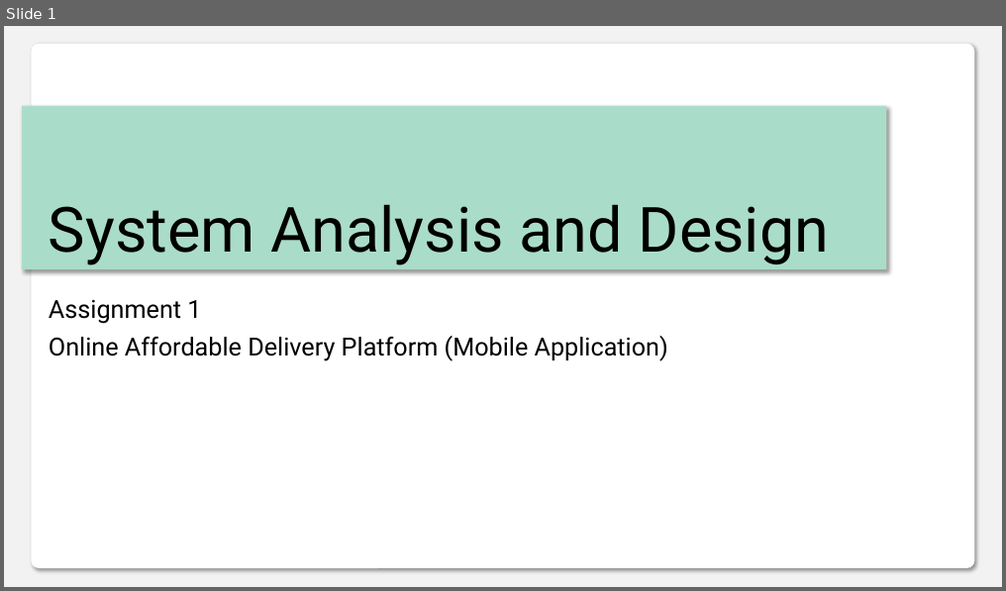
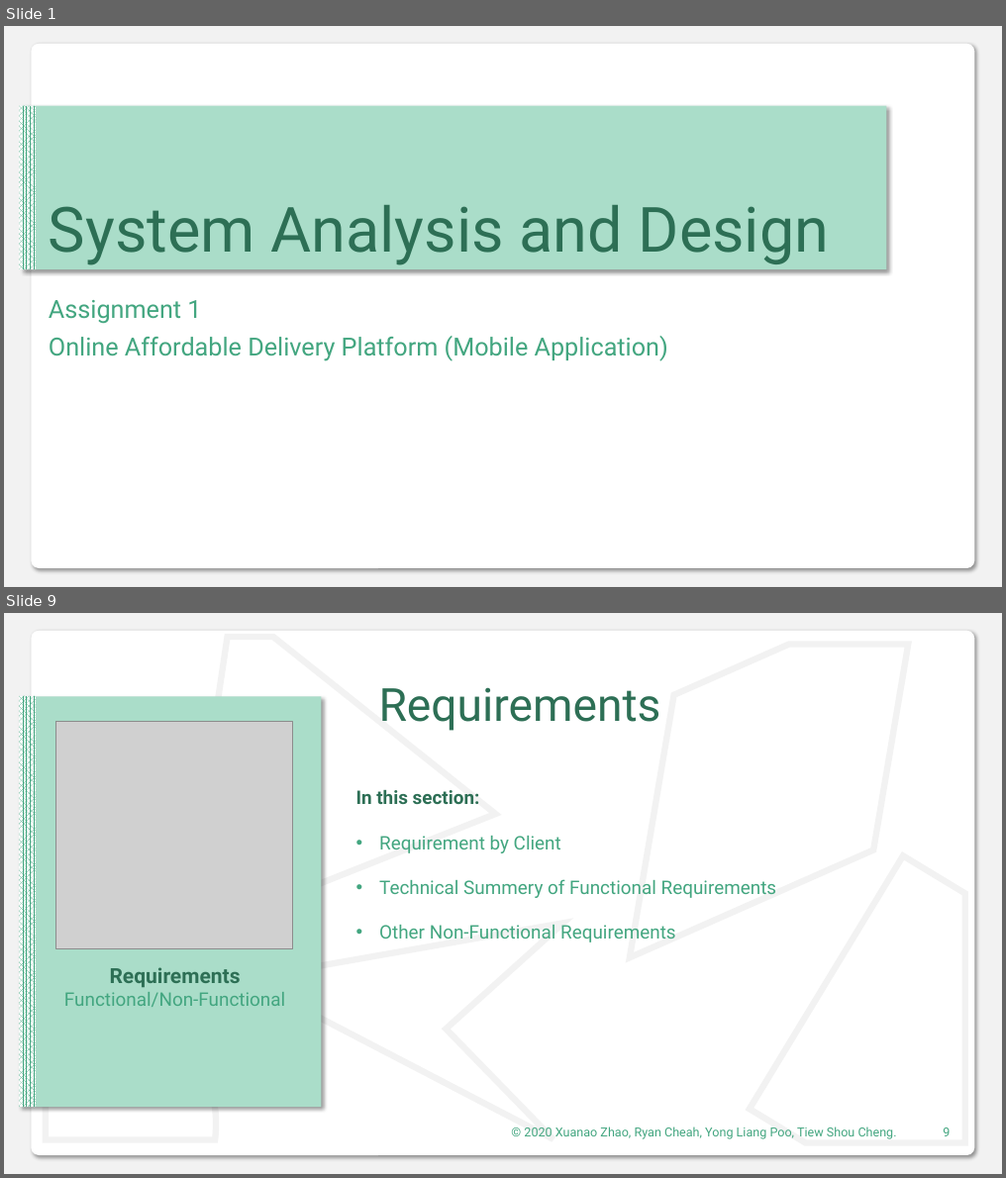
Before and after one commit to DIT202003G1/SAD-Assignment, a slide deck: Presentaion.pptx. Shown one above the other, each under a label of ours: slide 1 before the commit, slides 1 and 9 after it; the slides between them are not shown. The pictures are 1006x591 and 1006x1178 pixels, drawn with LibreOffice and Linux fonts; fonts in the diff are those of the drawing; grey boxes stand for pictures. Boxes give left, top, right and bottom in pixels: in the first picture for what was removed or moved away, otherwise in the second. Text is boxed around its words. In the diff, an @@ line names an element or a change of style, - is before the commit and + after.

```diff
--- a/Presentaion.pptx
+++ b/Presentaion.pptx
@@ slide 9 added at bbox=[4, 613, 1002, 1174], background #F2F2F2; not listed: 1 template element that a slide beside it also shows @@
@@ freeform shape added at bbox=[182, 637, 495, 939], outline #F2F2F2 6 pt @@
@@ freeform shape added at bbox=[630, 645, 908, 959], outline #F2F2F2 6 pt @@
@@ rectangle added at bbox=[19, 696, 322, 1107], fill #AADDC9 @@
@@ rectangle added at bbox=[19, 696, 37, 1107], fill pattern #43A680 on #FFFFFF @@
@@ text added at bbox=[379, 687, 661, 731], 44 pt, text #2D6F55 @@
+Requirements
@@ picture added at bbox=[55, 722, 292, 950] @@
@@ text added at bbox=[356, 790, 777, 943], 18 pt, text #43A680 @@
+In this section:
+• Requirement by Client
+• Technical Summery of Functional Requirements
+• Other Non-Functional Requirements
@@ freeform shape added at bbox=[749, 857, 965, 1144], outline #F2F2F2 6 pt @@
@@ freeform shape added at bbox=[245, 923, 563, 1140], outline #F2F2F2 6 pt @@
@@ text added at bbox=[64, 967, 285, 1007], 18 pt, text #43A680 @@
+Requirements
+Functional/Non-Functional
@@ freeform shape added at bbox=[46, 988, 216, 1141], outline #F2F2F2 6 pt @@
@@ text added at bbox=[524, 1127, 897, 1140], 12 pt, text #43A680 @@
+© 2020 Xuanao Zhao, Ryan Cheah, Yong Liang Poo, Tiew Shou Cheng.
@@ page number added at bbox=[943, 1128, 949, 1137], 12 pt, text #43A680 @@
+9
@@ slide 1 changed as well @@
@@ rectangle added at bbox=[19, 106, 37, 271], fill pattern #43A680 on #FFFFFF @@
@@ title "System Analysis and Design" at bbox=[49, 205, 830, 266]: text colour #000000 to #2D6F55 @@
@@ subtitle "Assignment 1" at bbox=[49, 300, 668, 362]: text colour #000000 to #43A680 @@
```
Also in this commit, not shown: 2 other slides changed, 6 other slides added, 1 slide removed.
